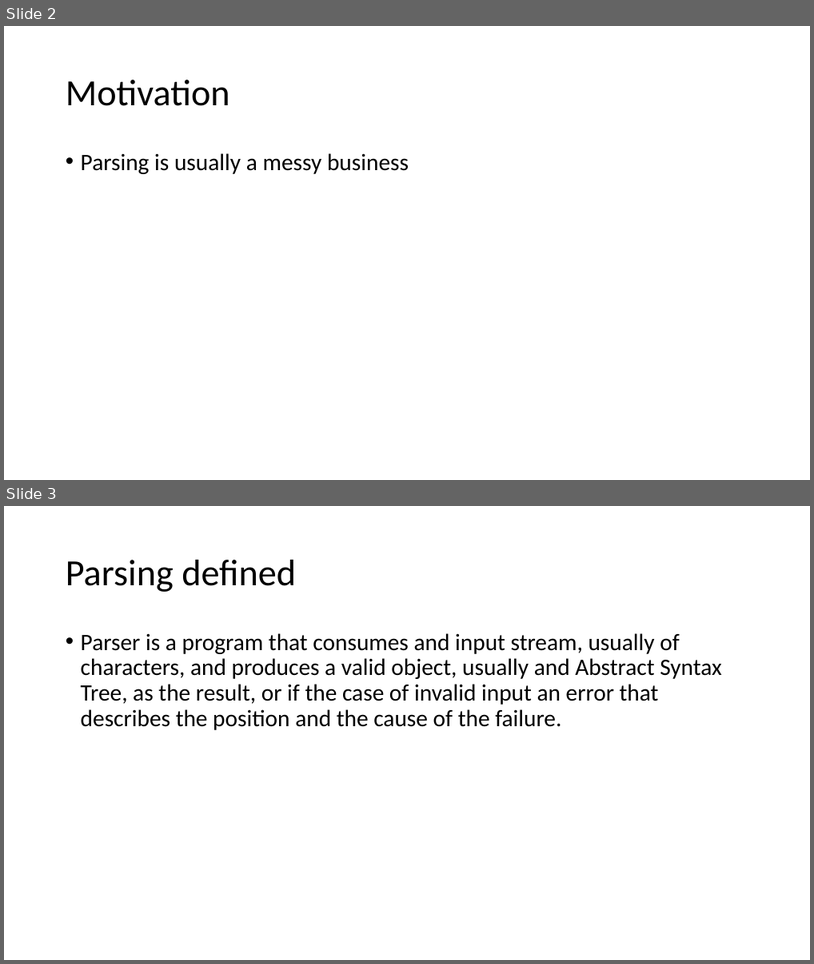
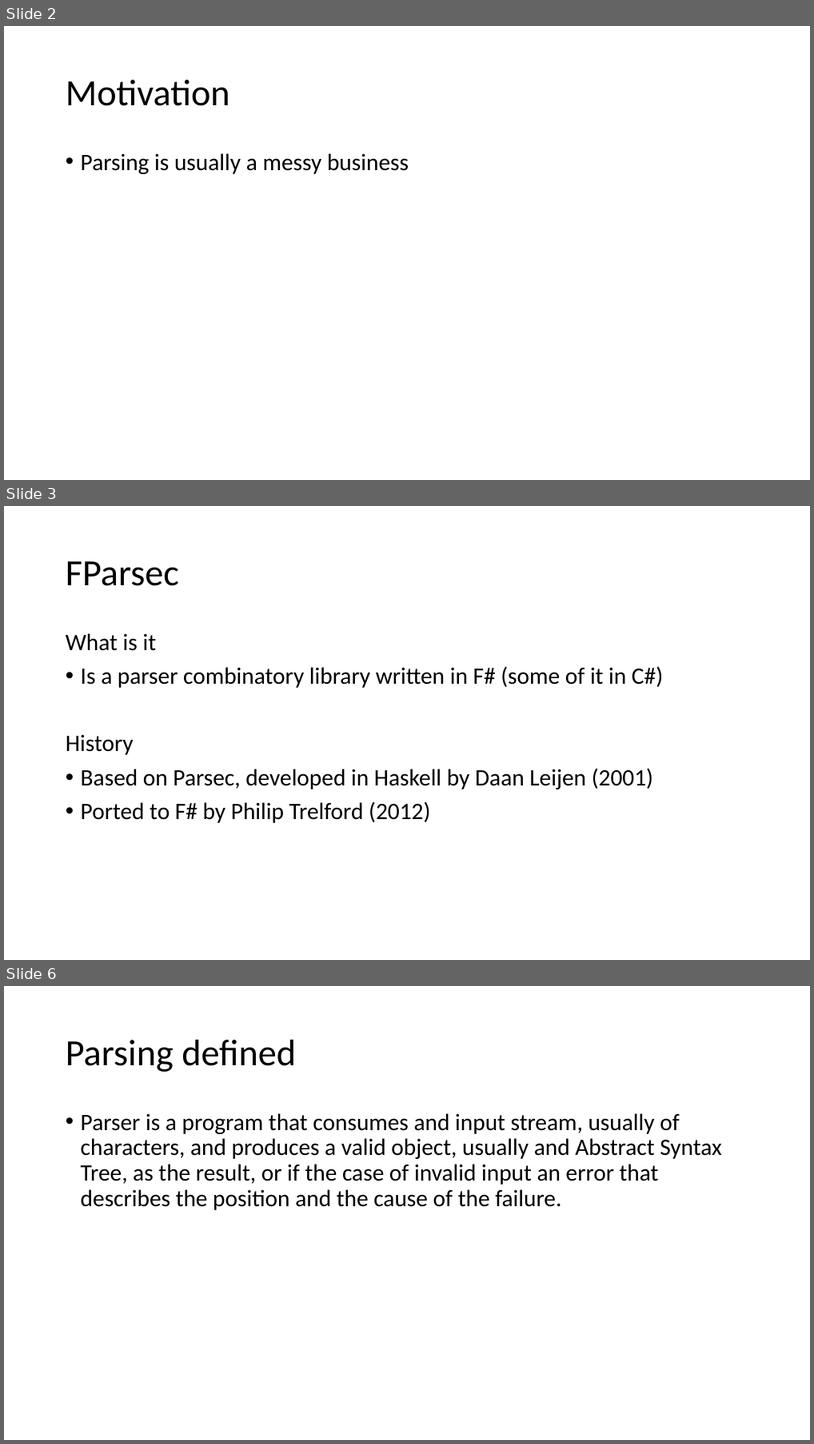
Before and after one commit to atiboros/PracticalFParsec, a slide deck: Slides/Practical FParsec V2.pptx. Shown one above the other, each under a label of ours: slides 2 and 3 before the commit, slides 2, 3 and 6 after it; the slides between them are not shown. The pictures are 814x964 and 814x1444 pixels, drawn with LibreOffice and Linux fonts; fonts in the diff are those of the drawing. Boxes give left, top, right and bottom in pixels: in the first picture for what was removed or moved away, otherwise in the second. Text is boxed around its words. In the diff, an @@ line names an element or a change of style, - is before the commit and + after.

Commit message:
Added history and usage

```diff
--- a/Slides/Practical FParsec V2.pptx
+++ b/Slides/Practical FParsec V2.pptx
@@ slide 3 added at [4, 506, 810, 960], background #FFFFFF @@
@@ title added at [66, 561, 179, 586], 44 pt, text #000000 @@
+FParsec
@@ text added at [66, 633, 663, 823], 28 pt, text #000000 @@
+What is it
+• Is a parser combinatory library written in F# (some of it in C#)
+History
+• Based on Parsec, developed in Haskell by Daan Leijen (2001)
+• Ported to F# by Philip Trelford (2012)
@@ what was slide 3 is now slide 6 @@
```
Also in this commit, not shown: 2 other slides added.
